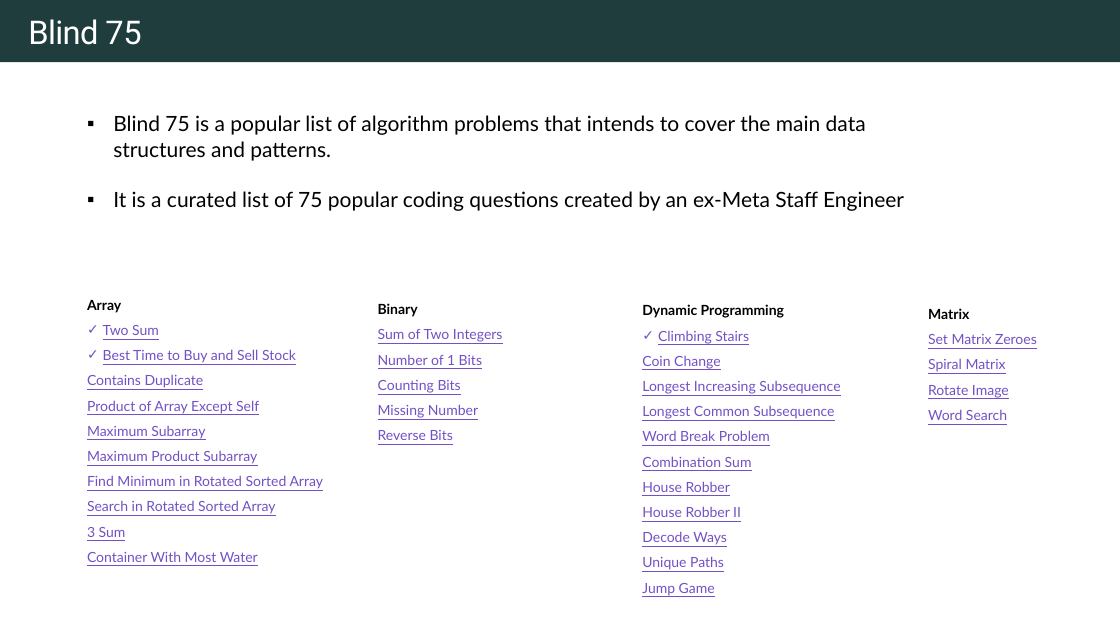
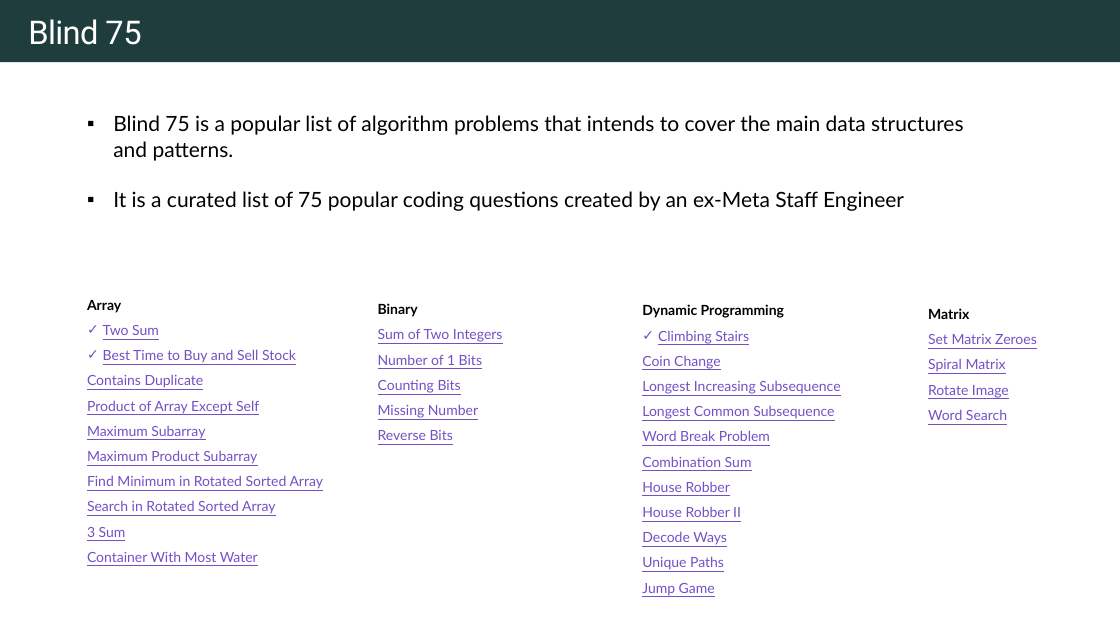
Before and after one commit to rfdavid/coding-interview-handbook-cpp, a slide deck: slide 5 of Algorithm and problem Solving Cheatsheet.pptm. Drawn at 1120x630 pixels with LibreOffice and Linux fonts; fonts in the diff are those of the drawing. Boxes give left, top, right and bottom in pixels: in the first picture for what was removed or moved away, otherwise in the second. Text is boxed around its words. In the diff, an @@ line names an element or a change of style, - is before the commit and + after.

```diff
--- a/Algorithm and problem Solving Cheatsheet.pptm
+++ b/Algorithm and problem Solving Cheatsheet.pptm
@@ text "Blind 75 is a popular ..." rewrapped from (113,115,904,211) to (113,115,964,211) @@
```
Also in this commit, not shown: 3 other slides changed, 5 slides added, 11 other files.
